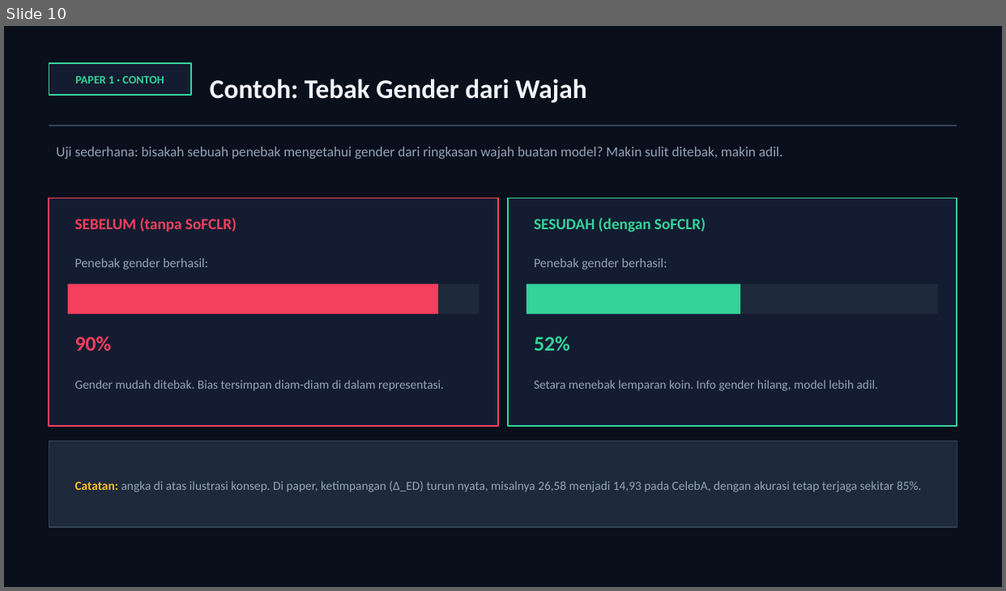
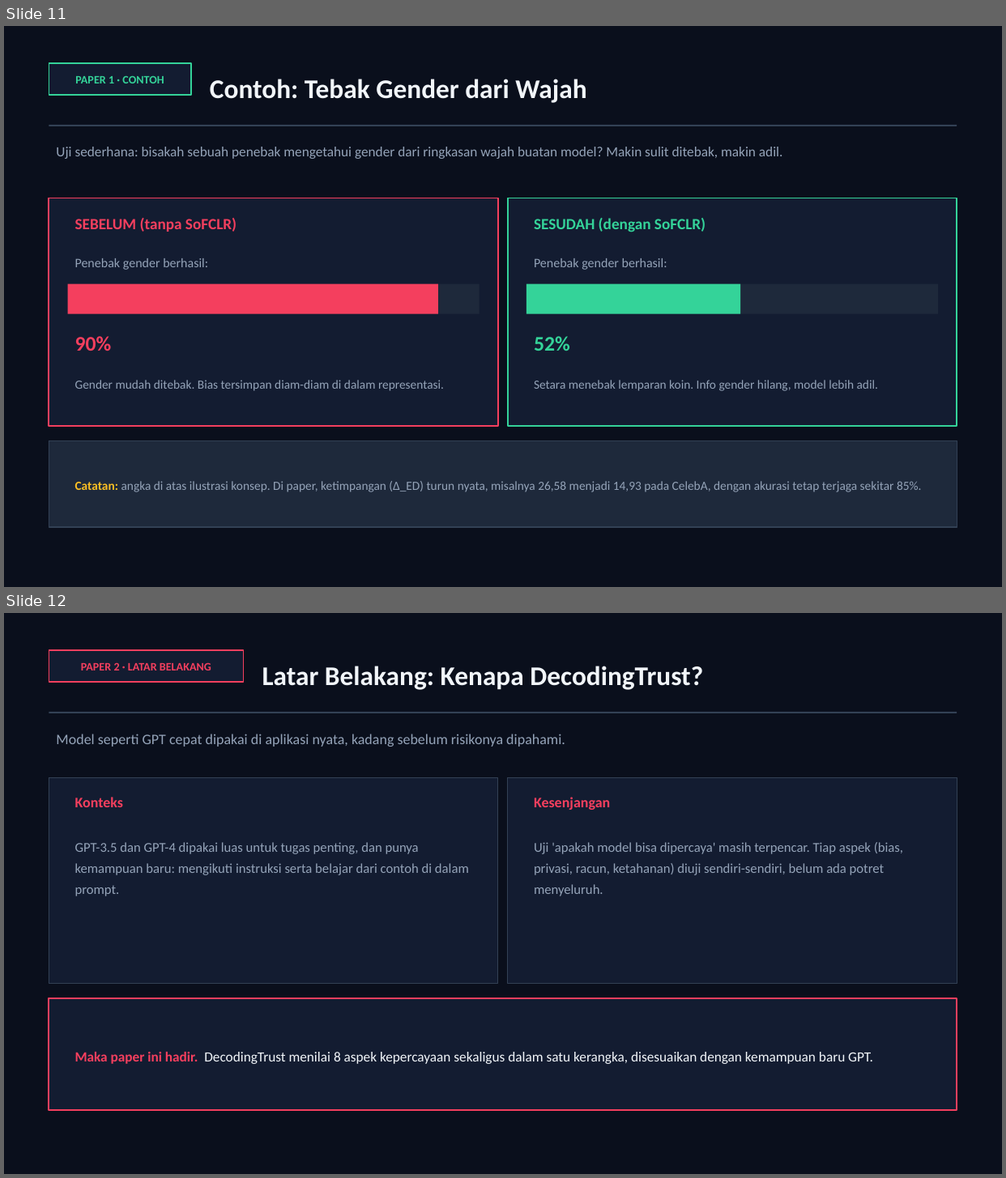
Before and after one commit to awangga/awangga.github.io, a slide deck: safe/metrics/SAFE-AI-Metrics.pptx. Shown one above the other, each under a label of ours: slide 10 before the commit, slides 11 and 12 after it. The pictures are 1006x591 and 1006x1178 pixels, drawn with LibreOffice and Linux fonts; fonts in the diff are those of the drawing. Boxes give left, top, right and bottom in pixels: in the first picture for what was removed or moved away, otherwise in the second. Text is boxed around its words. In the diff, an @@ line names an element or a change of style, - is before the commit and + after.

```diff
--- a/safe/metrics/SAFE-AI-Metrics.pptx
+++ b/safe/metrics/SAFE-AI-Metrics.pptx
@@ slide 12 added at (4,613,1002,1174), background #FFFFFF @@
@@ rectangle added at (4,613,1002,1174), fill #0A0F1C @@
@@ rectangle added at (49,650,244,682), fill #131C31, outline #F43F5E 1.25 pt @@
@@ text added at (81,662,211,671), 11 pt, text #F43F5E, bold @@
+PAPER 2 · LATAR BELAKANG
@@ text added at (262,666,703,690), 26 pt, text #F1F5F9, bold @@
+Latar Belakang: Kenapa DecodingTrust?
@@ rectangle added at (49,712,957,713), fill #334155 @@
@@ text added at (56,734,565,747), 14 pt, text #94A3B8 @@
+Model seperti GPT cepat dipakai di aplikasi nyata, kadang sebelum risikonya dipahami.
@@ rectangle added at (49,777,498,983), fill #131C31, outline #334155 1 pt @@
@@ rectangle added at (508,777,957,983), fill #131C31, outline #334155 1 pt @@
@@ text added at (75,797,123,807), 14 pt, text #F43F5E, bold @@
+Konteks
@@ text added at (534,797,610,810), 14 pt, text #F43F5E, bold @@
+Kesenjangan
@@ text added at (75,842,469,897), 13 pt, text #94A3B8 @@
+GPT-3.5 dan GPT-4 dipakai luas untuk tugas penting, dan punya kemampuan baru: mengikuti instruksi serta belajar dari contoh di dalam prompt.
@@ text added at (534,842,903,897), 13 pt, text #94A3B8 @@
+Uji 'apakah model bisa dipercaya' masih terpencar. Tiap aspek (bias, privasi, racun, ketahanan) diuji sendiri-sendiri, belum ada potret menyeluruh.
@@ rectangle added at (49,999,957,1111), fill #131C31, outline #F43F5E 1.5 pt @@
@@ text added at (75,1052,873,1064), 13.5 pt, text #F1F5F9 @@
+Maka paper ini hadir. DecodingTrust menilai 8 aspek kepercayaan sekaligus dalam satu kerangka, disesuaikan dengan kemampuan baru GPT.
@@ what was slide 10 is now slide 11 @@
```
Also in this commit, not shown: 2 other slides added, 2 other files.
